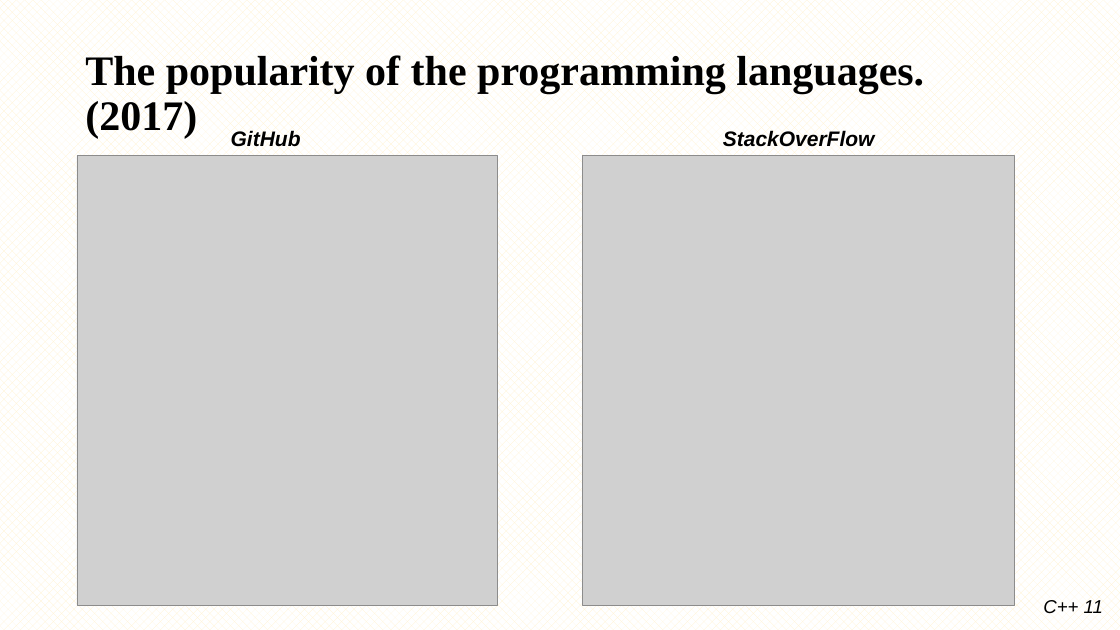
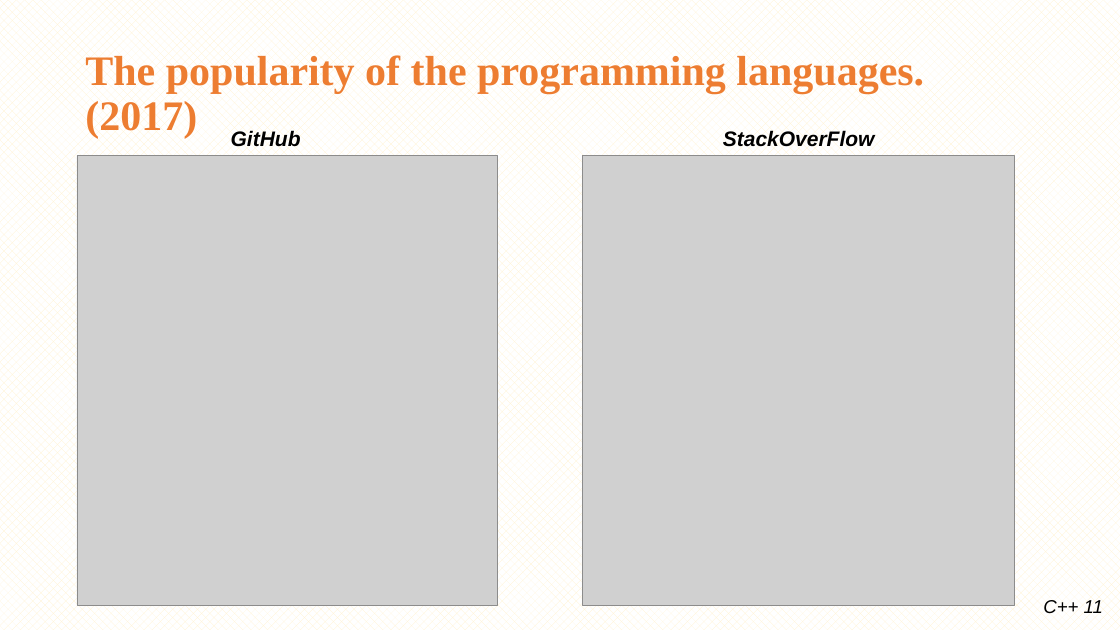
Before and after one commit to minhthedt/hello-world, a slide deck: slide 3 of Training/LG_Training_C++11.pptx. Drawn at 1120x630 pixels with LibreOffice and Linux fonts; fonts in the diff are those of the drawing; grey boxes stand for pictures; background and template pictures are left out. Boxes give left, top, right and bottom in pixels: in the first picture for what was removed or moved away, otherwise in the second. Text is boxed around its words. In the diff, an @@ line names an element or a change of style, - is before the commit and + after.

Commit message:
slide 3

```diff
--- a/Training/LG_Training_C++11.pptx
+++ b/Training/LG_Training_C++11.pptx
@@ title "The popularity of the programming ..." at [85, 55, 924, 138]: text colour #000000 to #ED7D31 @@
```
Also in this commit, not shown: 3 other slides changed, 35 slides added, 9 slides removed, 21 other files.
